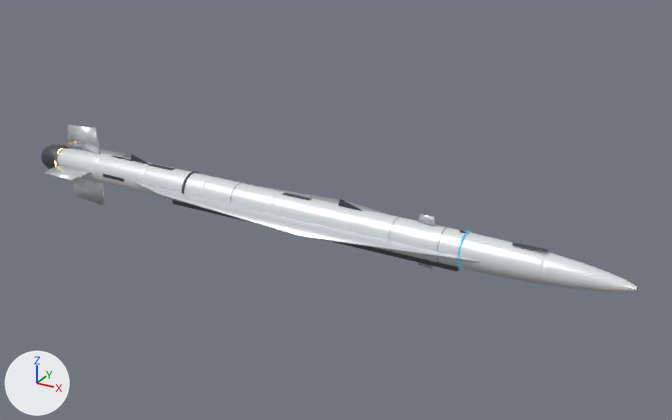
The glTF model interceptor-vision/public/assets/interceptor-lod2.glb, before and after one commit.
Camera for both pictures: a 50 mm lens placed at (4.62, -7.33, 3.78), pointed at (0.47, 0.22, 0.0). The axes (+X, +Y, +Z) are drawn at lower left. The lights are the same throughout. The picture after the commit comes second. Where no turn or scale is listed for an object, it has been applied to the vertices. Vertices at exactly the same position are counted once.

Names of what the first picture shows: 'Missile.002'.
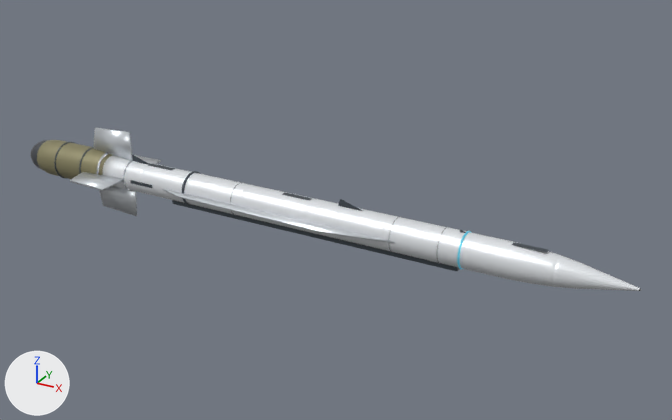
The change, as a diff of the scene's bpy script:
```diff
--- a/interceptor-vision/public/assets/interceptor-lod2.glb.py
+++ b/interceptor-vision/public/assets/interceptor-lod2.glb.py
@@ mat_mat_booster @@
+mat_mat_booster = principled_material('MAT_Booster')
+mat_mat_booster.base_color = (0.26, 0.24, 0.13)  # yellow #8b8665
+mat_mat_booster.metallic = 0.3
+mat_mat_booster.roughness = 0.55
+mat_mat_booster.coat_weight = 0.1
@@ me_missilemesh_002 @@
 # used by ob_missile_002; location = (0.0, 0.0, 0.0)
-me_missilemesh_002.from_pydata(...)  # 2558 vertices, 4784 faces; spans x -3.22..3.52, y -0.47..0.47, z -0.47..0.47
+me_missilemesh_002.from_pydata(...)  # 3032 vertices, 5660 faces; spans x -3.4..3.54, y -0.5..0.5, z -0.5..0.5
+# me_missilemesh_002 part 1: a new loose piece, a torus around x (ring radius 0.198, tube radius 0.012) spanning x -2.311..-2.289, y -0.21..0.21, z -0.209..0.209, in mat_mat_metal (light grey #ced4da)
+# me_missilemesh_002 part 2: a new loose piece, a torus around x (ring radius 0.207, tube radius 0.008) spanning x -2.558..-2.542, y -0.215..0.215, z -0.216..0.215, in mat_mat_band (dark grey #555d65)
+# me_missilemesh_002 part 3: the loose piece of 4 vertices spanning x -2.25..-1.95, y -0.17, z -0.02..0.02 is copied, and the copy is moved by (0.39, 0.0, 0.0); it spans x -1.86..-1.56, y -0.17, z -0.02..0.02
+# me_missilemesh_002 part 4: the loose piece of 658 vertices spanning x -3.01..3.52, y -0.17..0.17, z -0.17..0.17 is rebuilt with 384 vertices and now spans x -2.31..3.54, y -0.17..0.17, z -0.17..0.17
+# me_missilemesh_002 part 5: the loose piece of 12 vertices spanning x -1.95..2.35, y 0.13..0.47, z -0.01..0.01 is rebuilt with 8 vertices and now spans x -1.55..1.55, y 0.13..0.3, z -0.01..0.01
+# me_missilemesh_002 part 6: the loose piece of 12 vertices spanning x -1.95..2.35, y -0.47..-0.13, z -0.01..0.01 is rebuilt with 8 vertices and now spans x -1.55..1.55, y -0.3..-0.13, z -0.01..0.01
+# me_missilemesh_002 part 7: a new loose piece of 274 vertices spanning x -3.24..-2.26, y -0.21..0.21, z -0.2..0.2, in mat_mat_booster (yellow #8b8665)
+# me_missilemesh_002 part 8: a new loose piece of 248 vertices spanning x -2.93..-2.91, y -0.21..0.21, z -0.21..0.22, in mat_mat_band (dark grey #555d65)
+# me_missilemesh_002 part 9: a new loose piece of 128 vertices spanning x -3.4..-3.22, y -0.18..0.18, z -0.18..0.18, in mat_mat_nozzle (grey #6f7379)
+# me_missilemesh_002 part 10: the loose piece of 8 vertices spanning x 1.47..1.64, y 0.0, z 0.16..0.27 is deleted
+# me_missilemesh_002 part 11: 27 vertices moved from x -2.85..-1.14, y -0.44..0.44, z -0.44..0.44 to x -2.5..-1.14, y -0.5..0.5, z -0.5..0.5; 289 vertices removed from x -3.22..-1.14, y -0.44..0.44, z -0.46..0.44; 286 vertices added at x -2.5..-1.14, y -0.5..0.5, z -0.5..0.5
+# me_missilemesh_002 part 12: 55 vertices moved within x 1.25..1.96, y -0.17..0.18, z -0.18..0.17; 336 vertices removed from x 1.25..1.96, y -0.18..0.18, z -0.18..0.18; 104 vertices added at x 1.25..1.96, y -0.18..0.18, z -0.18..0.18
+# other edits to the shape of me_missilemesh_002 do not show in these pictures
 me_missilemesh_002.materials.append(mat_mat_body)
 me_missilemesh_002.materials.append(mat_mat_fin)
-me_missilemesh_002.materials.append(mat_mat_canard)  # light grey #d4dadf
 me_missilemesh_002.materials.append(mat_mat_seeker)
@@ me_missilemesh_002 @@
 me_missilemesh_002.materials.append(mat_mat_glow)
+me_missilemesh_002.materials.append(mat_mat_booster)  # yellow #8b8665
```

Location of each change, (x1, y1, x2, y2) in pixels of the pictures (672 x 420 px; the box of a moved part takes in the faces that stretch with it):
'Missile.002', reshaped: before (41, 125, 640, 293); after (31, 128, 641, 291)
part 1 of me_missilemesh_002, added: after (96, 152, 111, 188)
part 2 of me_missilemesh_002, added: after (79, 147, 94, 173)
part 3 of me_missilemesh_002, added: after (130, 180, 152, 188)
part 4 of me_missilemesh_002, rebuilt (8% narrower): before (56, 149, 640, 293); after (102, 155, 641, 291)
part 5 of me_missilemesh_002, rebuilt (not visible afterwards): before (259, 186, 389, 215)
part 6 of me_missilemesh_002, rebuilt (33% narrower, 33% shorter): before (134, 182, 480, 263); after (163, 189, 395, 243)
part 7 of me_missilemesh_002, added (yellow): after (37, 140, 112, 179)
part 8 of me_missilemesh_002, added: after (54, 142, 74, 179)
part 9 of me_missilemesh_002, added: after (31, 140, 48, 169)
part 10 of me_missilemesh_002, deleted: before (418, 214, 435, 227)
part 11 of me_missilemesh_002, moved or reshaped: before (41, 125, 200, 205); after (70, 128, 200, 216)
part 12 of me_missilemesh_002, reshaped: before (388, 216, 472, 269); after (388, 216, 471, 269)
